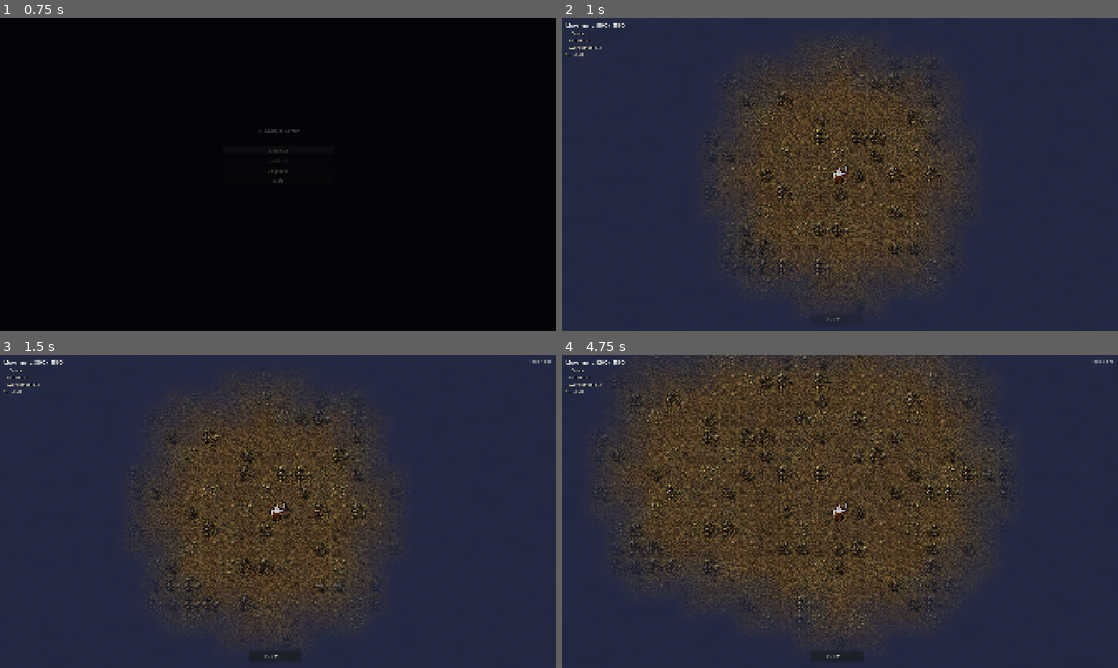
Above: before the commit, frames 1-4 (two rows, left to right).
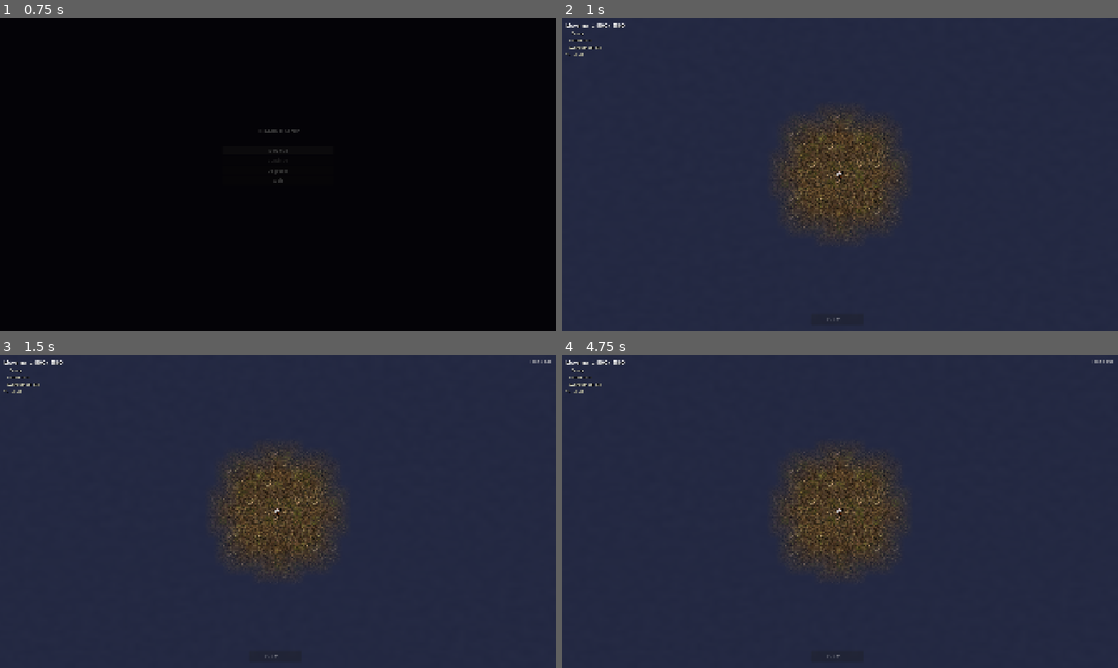
Above: after the commit, the same moments.

Repository: Grayger26/hexagon
Game: Godot game, scene res://scenes/menus/MainMenu.tscn
The game is run twice, just before and just after one commit, with the same random seed, the same clock (stepped at 60 frames per second) and the same inputs.
Inputs (mouse positions are in pixels of both pictures, inside the frame that each line leads up to):
- Up to frame 1 (0.75 s): click "New Run" at 0.5 s
- Up to frame 2 (1 s): no input
- Up to frame 3 (1.5 s): tap Enter at 1.25 s; move the mouse to (400, 495) at 1.27 s; hold D from 1.28 s (still down); click (400, 495) at 1.42 s
- Up to frame 4 (4.75 s): tap Space at 1.52, 3.5 s; release D at 2 s; drag from (728, 527) to (812, 574) at 2.02 s; click (834, 655) at 2.75 s, where only the run before the commit has a clickable "End Turn"; move the mouse to (895, 442) at 3.52 s; hold D 3.53-4.25 s; tap Enter at 4.25 s; drag from (812, 574) to (673, 464) at 4.27 s

Frame 1 is identical in both runs. In frame 2, 21% of the frame differs, in the area x 25-74%, y 5-92%; in frame 3, 20%; in frame 4, 44%, in the area x 5-99%, y 0-97%.

Commit message:
switched to 16x16 grid

Diff:
--- a/scenes/tilemaps/map_roads.tscn
+++ b/scenes/tilemaps/map_roads.tscn
@@ -4,7 +4,7 @@
 
 [sub_resource type="TileSetAtlasSource" id="TileSetAtlasSource_xr71h"]
 texture = ExtResource("1_i3l6e")
-texture_region_size = Vector2i(32, 32)
+texture_region_size = Vector2i(16, 16)
 3:0/0 = 0
 3:0/0/terrain_set = 0
 3:0/0/terrain = 0
@@ -152,7 +152,7 @@
 4:6/0/terrains_peering_bit/top_right_corner = 0
 
 [sub_resource type="TileSet" id="TileSet_h0w74"]
-tile_size = Vector2i(32, 32)
+tile_size = Vector2i(16, 16)
 terrain_set_0/mode = 0
 terrain_set_0/terrain_0/name = "Terrain 0"
 terrain_set_0/terrain_0/color = Color(0.8392157, 0.11764706, 0.1764706, 1)
--- a/scripts/adventure_map/AdventureMap.gd
+++ b/scripts/adventure_map/AdventureMap.gd
@@ -11,7 +11,7 @@
 const MAP_COLS: int = 160
 const MAP_ROWS: int = 110
 
-## Node scale (2x makes 32px tiles render as 64px on screen).
+## Node scale (2x makes 16px tiles render as 32px on screen).
 const MAP_SCALE: float = 2.0
 
 ## Player starting tile (roughly center of the map).
@@ -33,17 +33,17 @@
 const BUILDINGS_PATH: String = "res://assets/buildings/vault.png"
 const LIGHTHOUSE_PATH: String = "res://assets/buildings/lighthouse.png"
 
-# Building sprite sheet dimensions (vault.png = 160x96 = 5x3 tiles at 32px).
+# Building sprite sheet dimensions (vault.png = 80x48 = 5x3 tiles at 16px).
 const BUILDING_TILES_W: int = 5
 const BUILDING_TILES_H: int = 3
 const BUILDING_COUNT: int = 5
 
-# Lighthouse dimensions (lighthouse.png = 96x96 = 3x3 tiles at 32px).
+# Lighthouse dimensions (lighthouse.png = 48x48 = 3x3 tiles at 16px).
 const LIGHTHOUSE_TILES_W: int = 3
 const LIGHTHOUSE_TILES_H: int = 3
 
 # ── SQUARE TILES ATLAS ───────────────────────────────────────────────────────────
-# square_tiles.png is 96x96, 9 tiles in a 3x3 grid, each 32x32.
+# square_tiles.png is 48x48, 9 tiles in a 3x3 grid, each 16x16.
 # All 9 tiles are ground variations (no obstacle tile — obstacles use blocked_tiles only).
 
 const SRC_SQUARE: int = 0
@@ -51,7 +51,7 @@
 const SQUARE_ATLAS_ROWS: int = 3
 
 # ── PATH ARROWS ATLAS COORDS ─────────────────────────────────────────────────────
-# path_arrows.png is 96x96, 9 arrows in a 3x3 grid, each 32x32.
+# path_arrows.png is 48x48, 9 arrows in a 3x3 grid, each 16x16.
 
 const SRC_ARROW: int = 0
 const SRC_BUILDING: int = 0
@@ -286,7 +286,7 @@
 
 func _build_building_tileset() -> TileSet:
 	## Create a TileSet for the building sprite sheet (vault.png).
-	## The atlas is 5 tiles wide x 3 tiles high, each tile 32x32.
+	## The atlas is 5 tiles wide x 3 tiles high, each tile 16x16.
 	## Returns null if the texture file is missing (buildings are skipped).
 	if not ResourceLoader.exists(BUILDINGS_PATH):
 		push_warning("[AdventureMap] vault.png not found — buildings disabled.")
@@ -313,7 +313,7 @@
 
 func _build_lighthouse_tileset() -> TileSet:
 	## Create a TileSet for the lighthouse sprite sheet (lighthouse.png).
-	## The atlas is 3 tiles wide x 3 tiles high, each tile 32x32.
+	## The atlas is 3 tiles wide x 3 tiles high, each tile 16x16.
 	## Returns null if the texture file is missing (lighthouse is skipped).
 	if not ResourceLoader.exists(LIGHTHOUSE_PATH):
 		push_warning("[AdventureMap] lighthouse.png not found — lighthouse disabled.")
--- a/scripts/adventure_map/SquareGrid.gd
+++ b/scripts/adventure_map/SquareGrid.gd
@@ -5,8 +5,8 @@
 extends RefCounted
 
 
-## Tile size in pixels (matches the atlas tile size).
-const TILE_SIZE: int = 32
+## Tile size in pixels (matches the atlas tile size, 16×16).
+const TILE_SIZE: int = 16
 
 ## All 8 movement directions: cardinal + diagonal.
 ## Cardinal directions listed first so straight-line paths are preferred
--- a/scripts/combat/CombatScene.gd
+++ b/scripts/combat/CombatScene.gd
@@ -162,8 +162,8 @@
 func _setup_camera() -> void:
 	## Create a camera that centres the battlefield on screen.
 	## The CombatTileMap sits at offset (8, 110) with scale 2.5×.
-	## The hex grid is 11 × 17 tiles of 32 px each — centre is around
-	## (8 + 11*32*2.5/2 ≈ 448, 110 + 17*32*2.5/2 ≈ 790).
+	## The hex grid is 11 × 17 tiles of 16 px each — centre is around
+	## (8 + 11*16*2.5/2 ≈ 228, 110 + 17*16*2.5/2 ≈ 450).
 	## We nudge the Y upward a bit so the UI bar at the top doesn't clip the field.
 	var cam := Camera2D.new()
 	cam.name = "Camera2D"
--- a/scripts/combat/CombatTileMap.gd
+++ b/scripts/combat/CombatTileMap.gd
@@ -1,6 +1,6 @@
 ## CombatTileMap.gd
 ## Three TileMapLayer children on a Node2D parent.
-## PNG atlas is 96×64 (3 cols × 2 rows, 32×32 per tile):
+## PNG atlas is 96×64 (6 cols × 4 rows, 16×16 per tile):
 ##   (0,0) green           — grass terrain
 ##   (1,0) orange          — unused (kept for future use)
 ##   (2,0) semi-transparent— movement range overlay  ← TILE_HL_MOVE
@@ -34,7 +34,7 @@
 const TILE_CURSOR_CHOSEN:   Vector2i = Vector2i(0, 1)   ## red  — chosen attack hex (clearly distinct from ghost positions)
 
 const TILE_TEXTURE_PATH: String = "res://assets/tilemaps/hex_tiles.png"
-const TILE_SIZE: int = 32
+const TILE_SIZE: int = 16
 
 
 # ── LAYERS ────────────────────────────────────────────────────────────────────
--- a/scripts/combat/HexGrid.gd
+++ b/scripts/combat/HexGrid.gd
@@ -2,7 +2,7 @@
 ## Cube coordinate hex grid — POINTY-TOP orientation.
 ##
 ## Pointy-top = pointy corners at top and bottom, flat edges on left/right sides.
-## This matches the 32×32 PNG tiles in assets/tilemaps/hex_tiles.png.
+## This matches the 16×16 PNG tiles in assets/tilemaps/hex_tiles.png.
 ##
 ## Offset layout used: ODD-R (odd rows shift right by half a tile).
 ## Matches Godot TileSet: TILE_LAYOUT_STAIRS_RIGHT + TILE_OFFSET_AXIS_VERTICAL.
@@ -20,17 +20,17 @@
 const COLS: int = 17
 const ROWS: int = 11
 
-## Pixel size of one tile in the atlas PNG.
-const TILE_W: int = 32
-const TILE_H: int = 32
+## Pixel size of one tile in the atlas PNG (16×16 tiles).
+const TILE_W: int = 16
+const TILE_H: int = 16
 
 ## Pointy-top hex spacing for Godot STAIRS_RIGHT + VERTICAL axis:
 ##   columns advance by full tile width (no horizontal overlap)
 ##   rows    advance by tile_height × 0.75 (rows overlap by 25%)
 ##   odd rows shift right by tile_width / 2
-const HEX_COL_STEP: float = float(TILE_W)          ## 32  — horizontal step per column
-const HEX_ROW_STEP: float = float(TILE_H) * 0.75   ## 24  — vertical step per row
-const HEX_STAGGER:  float = float(TILE_W) * 0.5    ## 16  — odd-row rightward offset
+const HEX_COL_STEP: float = float(TILE_W)          ## 16  — horizontal step per column
+const HEX_ROW_STEP: float = float(TILE_H) * 0.75   ## 12  — vertical step per row
+const HEX_STAGGER:  float = float(TILE_W) * 0.5    ## 8  — odd-row rightward offset
 
 ## Legacy aliases kept so callers compile without changes.
 const HEX_W:    float = float(TILE_W)
--- a/scripts/combat/UnitStack.gd
+++ b/scripts/combat/UnitStack.gd
@@ -237,14 +237,14 @@
 # ─────────────────────────────────────────────
 
 func _build_visuals() -> void:
-	# Sprite — fills the 32×32 tile exactly, no background box.
+	# Sprite — 32×32 pixels (2×2 tiles at 16×16 tile size), no background box.
 	# Centred on the node origin (Sprite2D default is centred).
 	_sprite = Sprite2D.new()
 	_sprite.scale = Vector2(1.0, 1.0)
 	add_child(_sprite)
 
 	# Small count badge — dark pill at bottom-right, showing stack size.
-	# Sized in tile-local coords (tile = 32px), small enough not to obscure the sprite.
+	# Sized relative to the 32×32 sprite, small enough not to obscure the sprite.
 	var badge_bg := ColorRect.new()
 	badge_bg.size     = Vector2(14, 10)
 	badge_bg.position = Vector2(4, 7)
Binary file changed: assets/buildings/lighthouse.png
Binary file changed: assets/buildings/vault.png
Binary file changed: assets/sprites/archer.png
Binary file changed: assets/sprites/enemy_archer.png
Binary file changed: assets/sprites/enemy_swordman.png
Binary file changed: assets/sprites/flying_unit.png
Binary file changed: assets/sprites/swordman.png
Binary file changed: assets/tilemaps/hex_tiles.png
Binary file changed: assets/tilemaps/map_roads.png
Binary file changed: assets/tilemaps/path_arrows.png
Binary file changed: assets/tilemaps/square_tiles.png
Not shown, changed: docs/development/Project_State.md
(and 1 more such lines)
